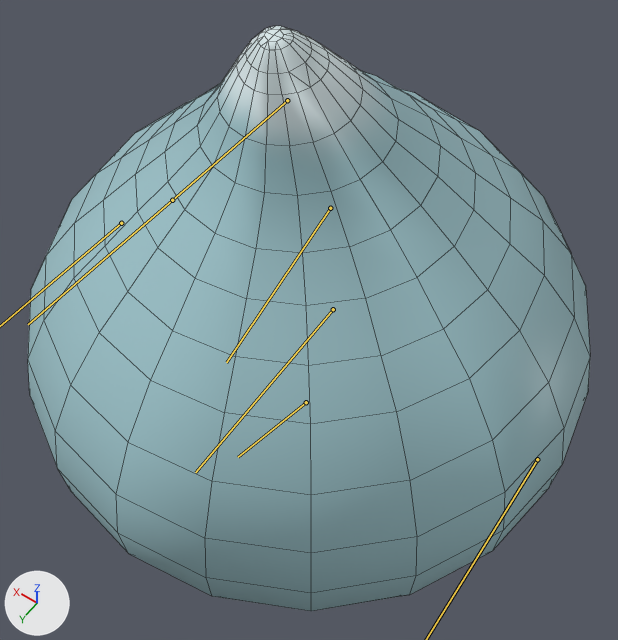
Two versions of the FBX model My project/Assets/Models/Slime/Modified Slime.fbx, one commit apart.
Camera for both pictures: a 50 mm lens placed at (-0.545, 0.762, 1.522), pointed at (-0.041, 0.057, 0.414). The axes (+X, +Y, +Z) are drawn at lower left. The lights are the same throughout. The bones that bend it are drawn over the model as lines. Mesh edges are drawn as thin lines.

In view in the first picture: 'Slime'.
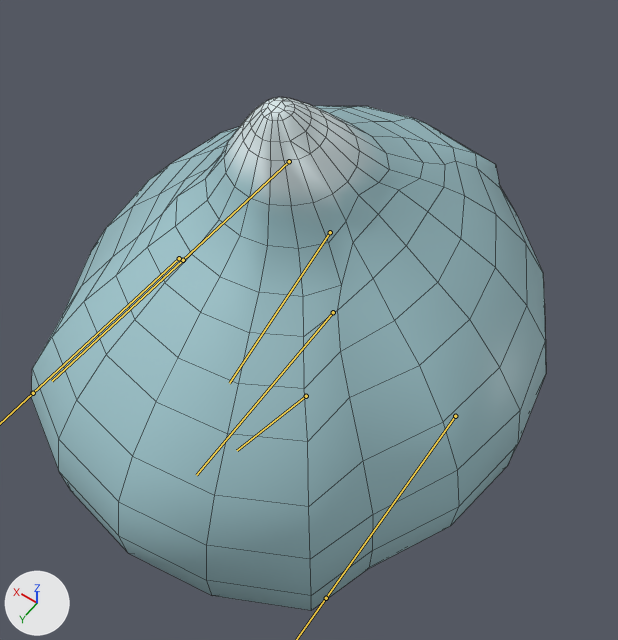
The newer file adds an action. The first version stands in its rest pose; the second is drawn at frame 28 of the action 'Armature|Stomp_0_Height'.

The change, as a diff of the scene's bpy script:
```diff
--- a/My project/Assets/Models/Slime/Modified Slime.fbx.py
+++ b/My project/Assets/Models/Slime/Modified Slime.fbx.py
@@ bone_body @@
 bone_body = bpy.data.objects['Armature'].pose.bones['Body']
-bone_body.location = (0.0, 0.0, 0.0)
+bone_body.location = (2.3, 0.9, 0.0)
@@ bone_spine01 @@
 bone_spine01 = bpy.data.objects['Armature'].pose.bones['Spine01']  # child of 'Body'
-bone_spine01.location = (0.0, 0.0, 0.0)
+bone_spine01.location = (-3.3, 0.2, 0.0)
@@ bone_head @@
 bone_head = bpy.data.objects['Armature'].pose.bones['Head']  # child of 'Spine01'
-bone_head.location = (0.0, 0.0, 0.0)
+bone_head.location = (-4.4, 1.7, 0.0)
@@ bone_crown @@
 bone_crown = bpy.data.objects['Armature'].pose.bones['Crown']  # child of 'Head'
-bone_crown.location = (0.0, 0.0, 0.0)
+bone_crown.location = (0.0, 0.0, -4.7)
@@ bone_side_l @@
 bone_side_l = bpy.data.objects['Armature'].pose.bones['Side_L']  # child of 'Spine01'
-bone_side_l.location = (0.0, 0.0, 0.0)
+bone_side_l.location = (-14.9, 0.0, 0.0)
@@ bone_side_r @@
 bone_side_r = bpy.data.objects['Armature'].pose.bones['Side_R']  # child of 'Spine01'
-bone_side_r.location = (0.0, 0.0, 0.0)
+bone_side_r.location = (14.9, 0.0, 0.0)
```

What differs and where, as boxes (x1, y1, x2, y2) in the pictures (618 x 640 px):
'Slime', posed (8% narrower, 12% shorter): before (28, 26, 590, 611); after (31, 97, 546, 610)
bone 'Body', root to tip: before (306, 402) to (238, 457); after (306, 396) to (237, 450)
bone 'Spine01', root to tip: before (333, 309) to (195, 472); after (333, 312) to (196, 475)
bone 'Head', root to tip: before (330, 208) to (226, 362); after (330, 232) to (229, 383)
bone 'Crown', root to tip: before (287, 100) to (172, 200); after (289, 161) to (183, 260)
